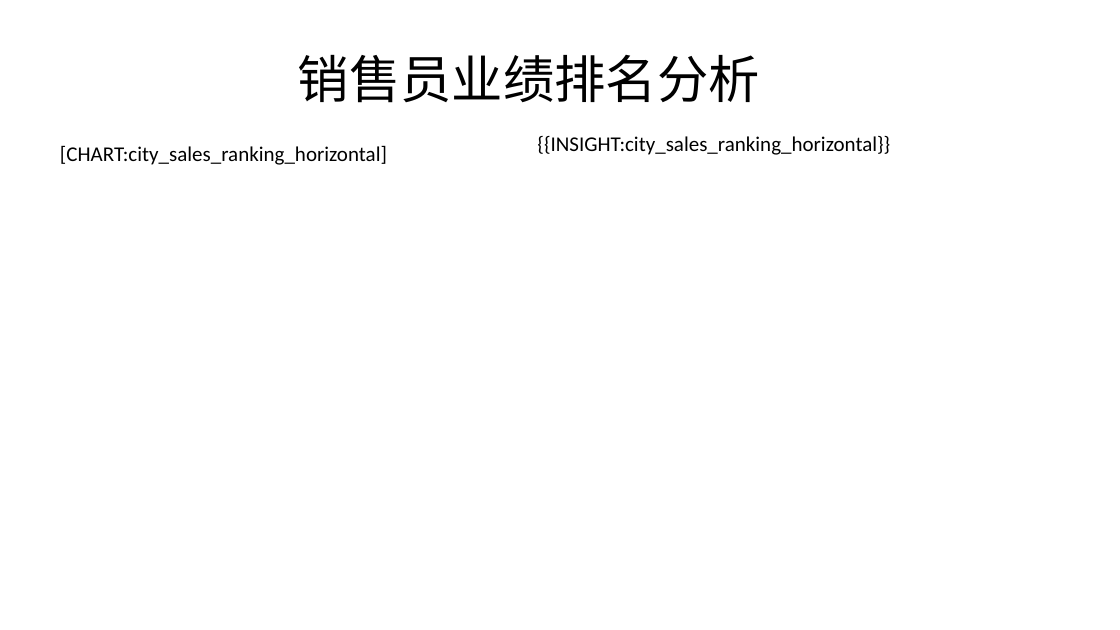
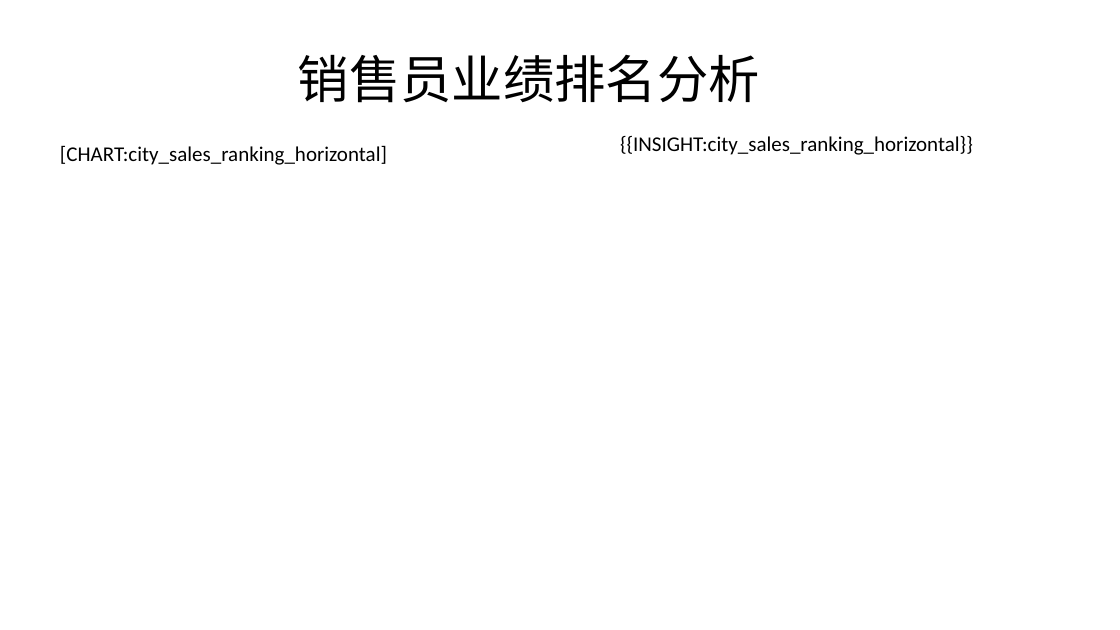
Before and after one commit to lijiahao1996/PPT-Automation, a slide deck: slide 5 of templates/原生报告模板.pptx. Drawn at 1120x630 pixels with LibreOffice and Linux fonts; fonts in the diff are those of the drawing. Boxes give left, top, right and bottom in pixels: in the first picture for what was removed or moved away, otherwise in the second. Text is boxed around its words. In the diff, an @@ line names an element or a change of style, - is before the commit and + after.

```diff
--- a/templates/原生报告模板.pptx
+++ b/templates/原生报告模板.pptx
@@ text "{{INSIGHT:city_sales_ranking_horizontal}}": place and size @@
-text "{{INSIGHT:city_sales_ranking_horizontal}}" at box(537, 136, 890, 155)
+text "{{INSIGHT:city_sales_ranking_horizontal}}" at box(620, 136, 973, 155)
```
Also in this commit, not shown: 7 other slides changed, 2 slides removed, 3 other files.
